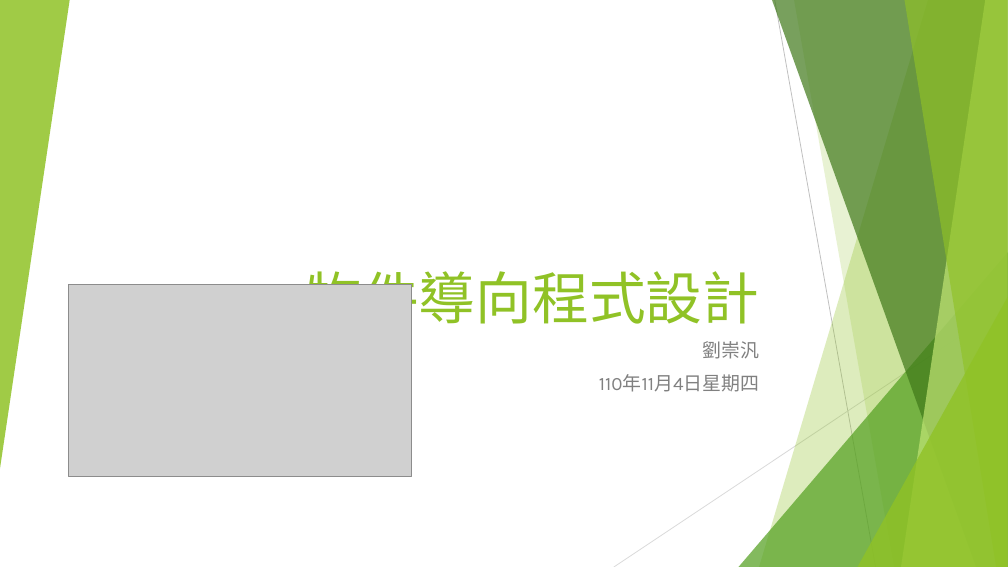
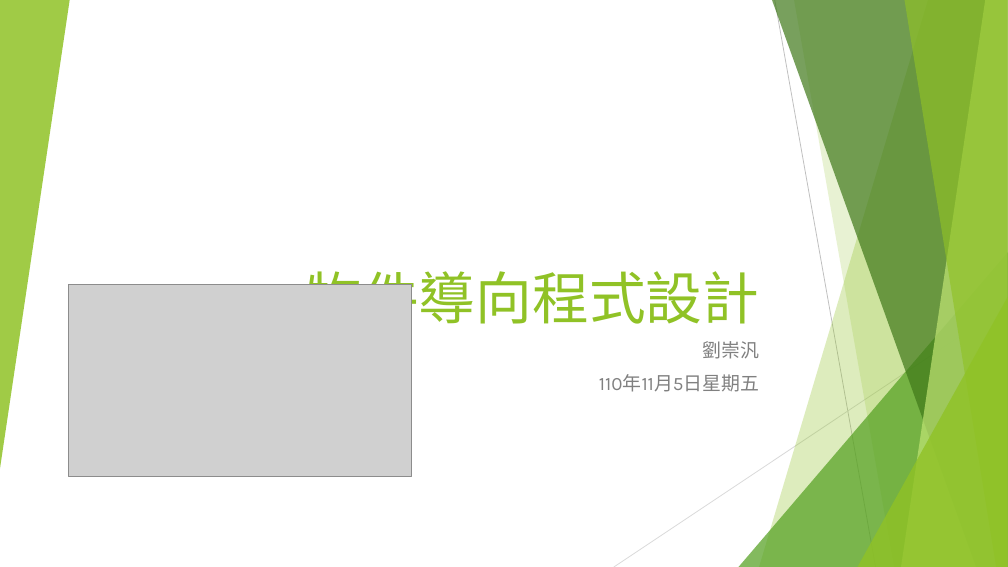
Before and after one commit to liulawsi/My_PPTs, a slide deck: slide 1 of LCC/Java/10_物件導向程式設計.pptx. Drawn at 1008x567 pixels with LibreOffice and Linux fonts; fonts in the diff are those of the drawing; grey boxes stand for pictures. Boxes give left, top, right and bottom in pixels: in the first picture for what was removed or moved away, otherwise in the second. Text is boxed around its words. In the diff, an @@ line names an element or a change of style, - is before the commit and + after.

```diff
--- a/LCC/Java/10_物件導向程式設計.pptx
+++ b/LCC/Java/10_物件導向程式設計.pptx
@@ subtitle at (x1=599, y1=374, x2=759, y2=392): text changed @@
-110年11月4日星期四
+110年11月5日星期五
```
Also in this commit, not shown: 10 other slides changed, 1 slide added.
